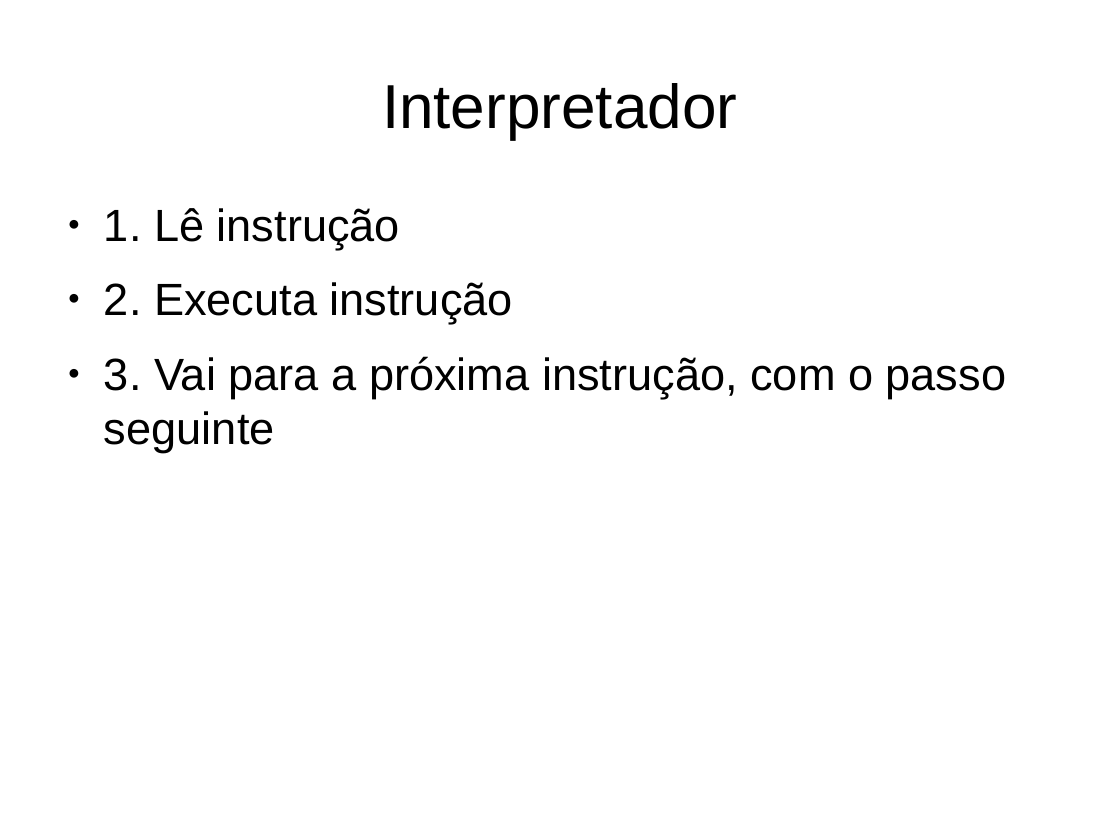
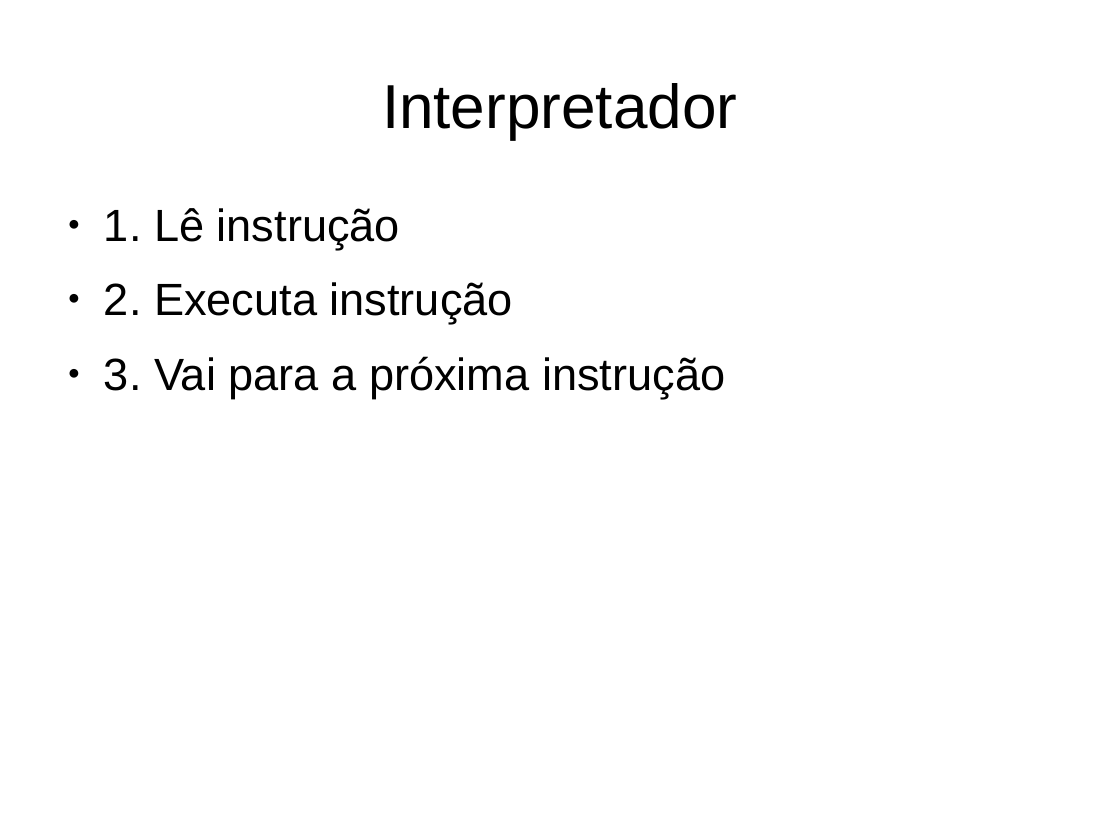
Before and after one commit to gabrielmm1234/jvm-sb, a slide deck: slide 23 of projetoLogico/apresentacao.odp (slide 18 before the commit). Drawn at 1120x840 pixels with LibreOffice and Linux fonts; fonts in the diff are those of the drawing. Boxes give left, top, right and bottom in pixels: in the first picture for what was removed or moved away, otherwise in the second. Text is boxed around its words. In the diff, an @@ line names an element or a change of style, - is before the commit and + after.

```diff
--- a/projetoLogico/apresentacao.odp
+++ b/projetoLogico/apresentacao.odp
@@ text at bbox=[104, 356, 725, 398]: text changed @@
-● 3. Vai para a próxima instrução, com o passo seguinte
+● 3. Vai para a próxima instrução
```
Also in this commit, not shown: 1 other slide changed, 5 slides added.
